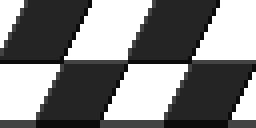
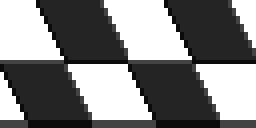
Layers edited between the first and the second 256 × 128 image:
painted on "Layer 2 copy" over [0, 0, 256, 128]
painted on "Layer 2" over [0, 0, 256, 128]
